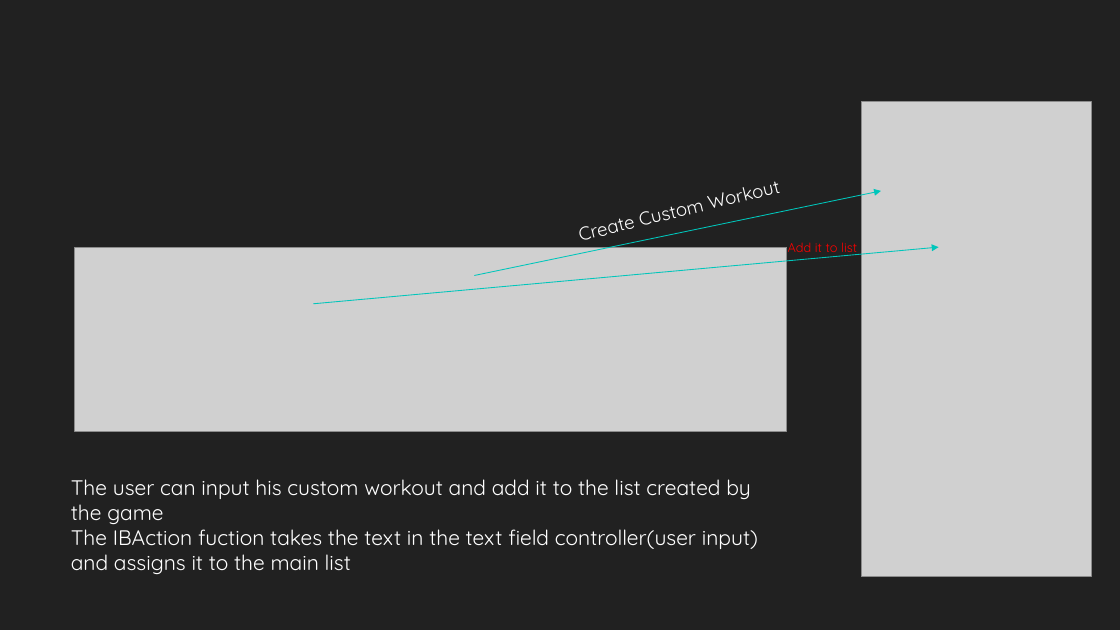
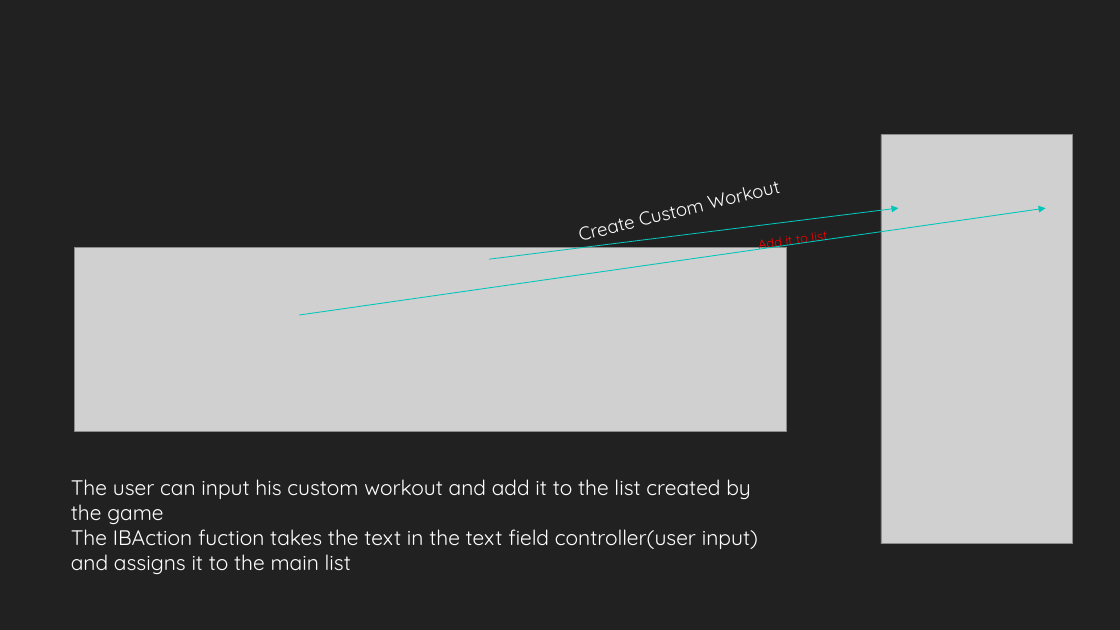
Before and after one commit to mkaramb/terrierFitness, a slide deck: slide 7 of ProjectArchitecture.pptx. Drawn at 1120x630 pixels with LibreOffice and Linux fonts; fonts in the diff are those of the drawing; grey boxes stand for pictures; background and template pictures are left out. Boxes give left, top, right and bottom in pixels: in the first picture for what was removed or moved away, otherwise in the second. Text is boxed around its words. In the diff, an @@ line names an element or a change of style, - is before the commit and + after.

```diff
--- a/ProjectArchitecture.pptx
+++ b/ProjectArchitecture.pptx
@@ picture: place and size @@
-picture at <box>862,102,1091,576</box>
+picture at <box>881,134,1073,544</box>
@@ arrow moved from (313, 304) - (939, 247) to (300, 315) - (1046, 208) @@
@@ arrow moved from (475, 276) - (881, 191) to (490, 260) - (899, 208) @@
@@ text "Add it to list": place and size @@
-text "Add it to list" at <box>788,242,857,256</box>
+text "Add it to list" at <box>759,231,828,253</box>
@@ text "Add it to list" at <box>759,231,828,253</box>: rotation 0 to 352 degrees @@
```
Also in this commit, not shown: 6 other slides changed.
